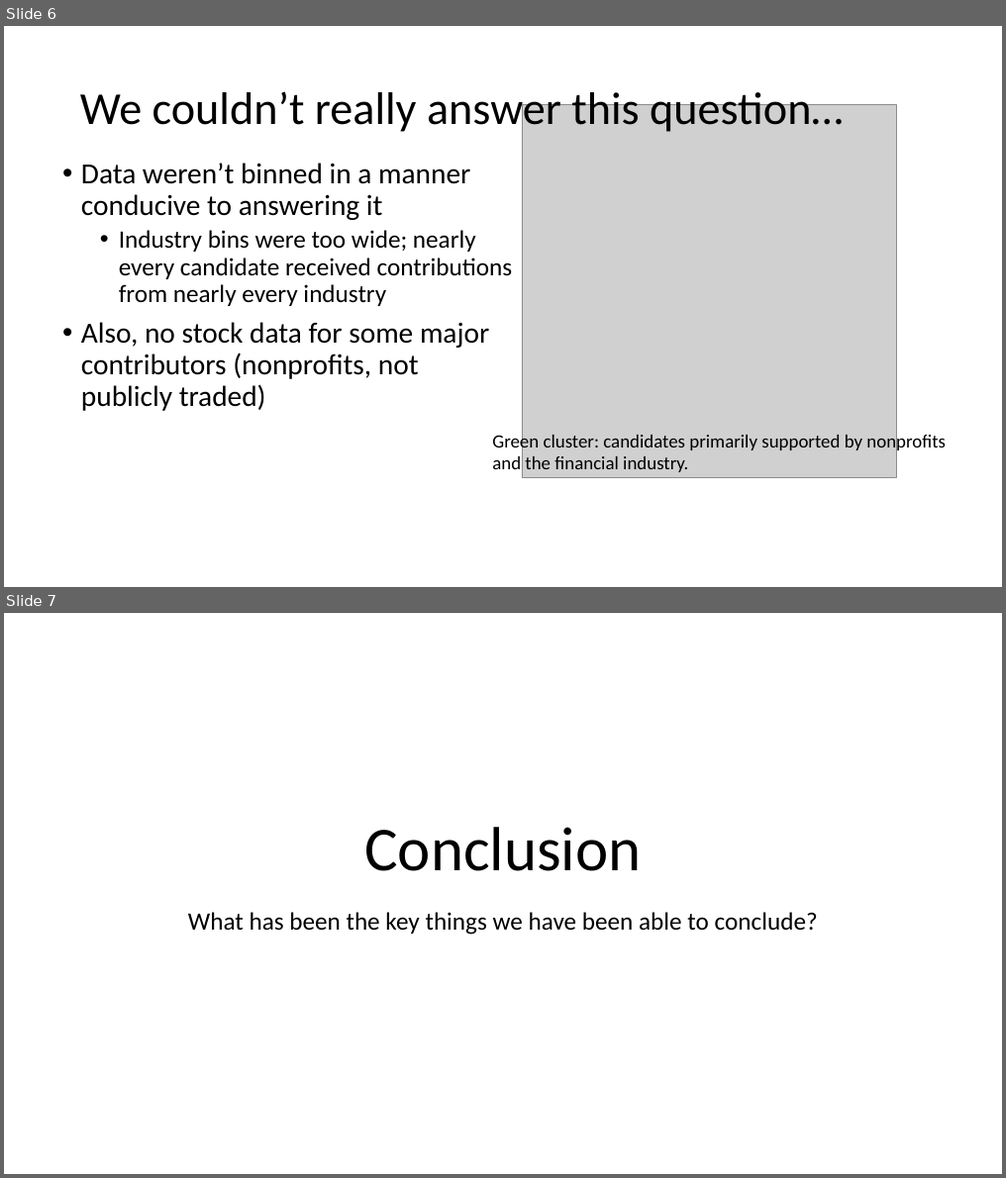
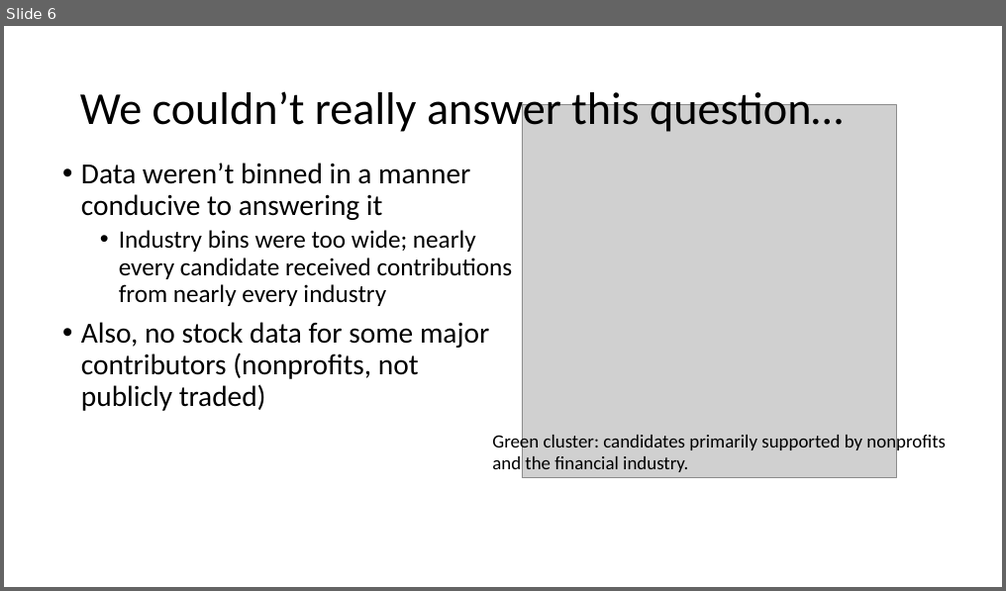
Before and after one commit to arifyali/50-percent-Chance-of-Awesome, a slide deck: Josh Slides.pptx. Shown one above the other, each under a label of ours: slides 6 and 7 before the commit, slide 6 after it. The pictures are 1006x1178 and 1006x591 pixels, drawn with LibreOffice and Linux fonts; fonts in the diff are those of the drawing; grey boxes stand for pictures. Boxes give left, top, right and bottom in pixels: in the first picture for what was removed or moved away, otherwise in the second. Text is boxed around its words. In the diff, an @@ line names an element or a change of style, - is before the commit and + after.

```diff
--- a/Josh Slides.pptx
+++ b/Josh Slides.pptx
@@ slide 7 removed at [4, 613, 1002, 1174], background #FFFFFF @@
@@ title removed at [364, 827, 641, 871] @@
-Conclusion
@@ text removed at [188, 912, 818, 935] @@
-What has been the key things we have been able to conclude?
```
Also in this commit, not shown: 2 other slides removed.
